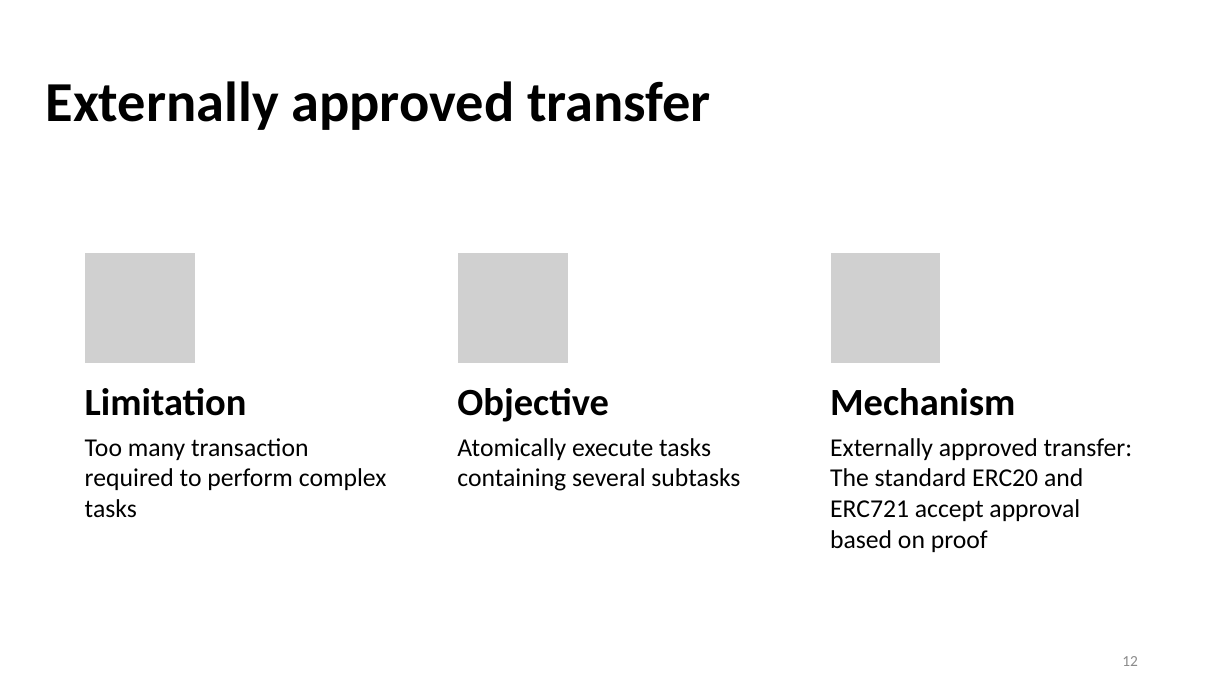
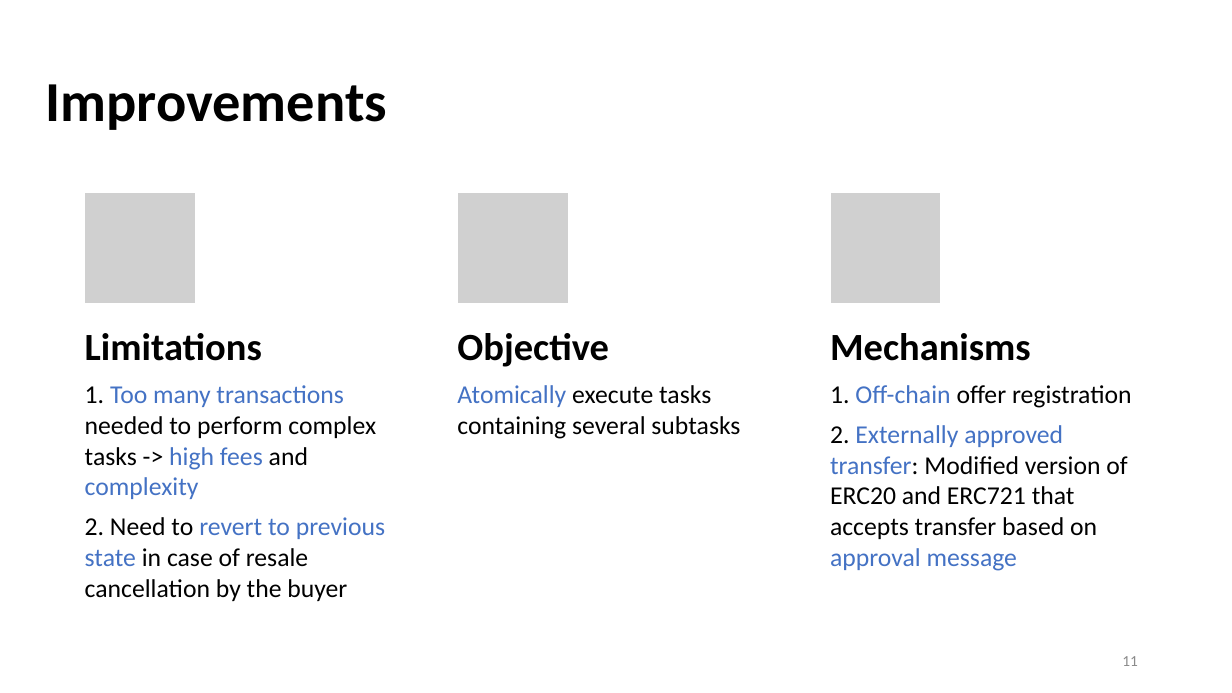
Before and after one commit to yanngabb/marketplace, a slide deck: slide 11 of rapport/Master_Thesis_Presentation_Yann_Gabbud.pptx (slide 12 before the commit). Drawn at 1232x693 pixels with LibreOffice and Linux fonts; fonts in the diff are those of the drawing; grey boxes stand for pictures. Boxes give left, top, right and bottom in pixels: in the first picture for what was removed or moved away, otherwise in the second. Text is boxed around its words. In the diff, an @@ line names an element or a change of style, - is before the commit and + after.

```diff
--- a/rapport/Master_Thesis_Presentation_Yann_Gabbud.pptx
+++ b/rapport/Master_Thesis_Presentation_Yann_Gabbud.pptx
@@ text at (46,84,388,130): text changed @@
-Externally approved transfer
+Improvements
@@ picture added at (85,193,196,304) @@
@@ picture: place and size @@
-picture at (457,253,568,364)
+picture at (457,193,568,304)
@@ picture: place and size @@
-picture at (830,253,941,364)
+picture at (830,193,941,304)
@@ picture removed at (85,253,196,364) @@
@@ text "Objective": place and size @@
-text "Objective" at (457,388,609,422)
+text "Objective" at (457,333,609,367)
@@ text added at (85,333,262,361), 30 pt, text #000000, bold @@
+Limitations
@@ text added at (830,333,1031,361), 30 pt, text #000000, bold @@
+Mechanisms
@@ text at (85,385,385,601): text changed @@
-Too many transaction required to perform complex tasks
+1. Too many transactions needed to perform complex tasks -> high fees and complexity
+2. Need to revert to previous state in case of resale cancellation by the buyer
@@ text removed at (85,388,247,416) @@
-Limitation
@@ text "Atomically execute tasks containing several ...": place and size @@
-text "Atomically execute tasks containing several ..." at (457,438,740,491)
+text "Atomically execute tasks containing several ..." at (457,385,740,439)
@@ text "Atomically execute tasks containing several ..." at (457,385,740,439): text colour #000000 to #4472C4 in "Atomically" @@
@@ text at (830,385,1132,571): text changed @@
-Externally approved transfer: The standard ERC20 and ERC721 accept approval based on proof
+1. Off-chain offer registration
+2. Externally approved transfer: Modified version of ERC20 and ERC721 that accepts transfer based on approval message
@@ text removed at (830,388,1015,416) @@
-Mechanism
@@ page number at (1122,656,1138,666): text changed @@
-12
+11
```
Also in this commit, not shown: 12 other slides changed, 7 slides added, 2 slides removed.
